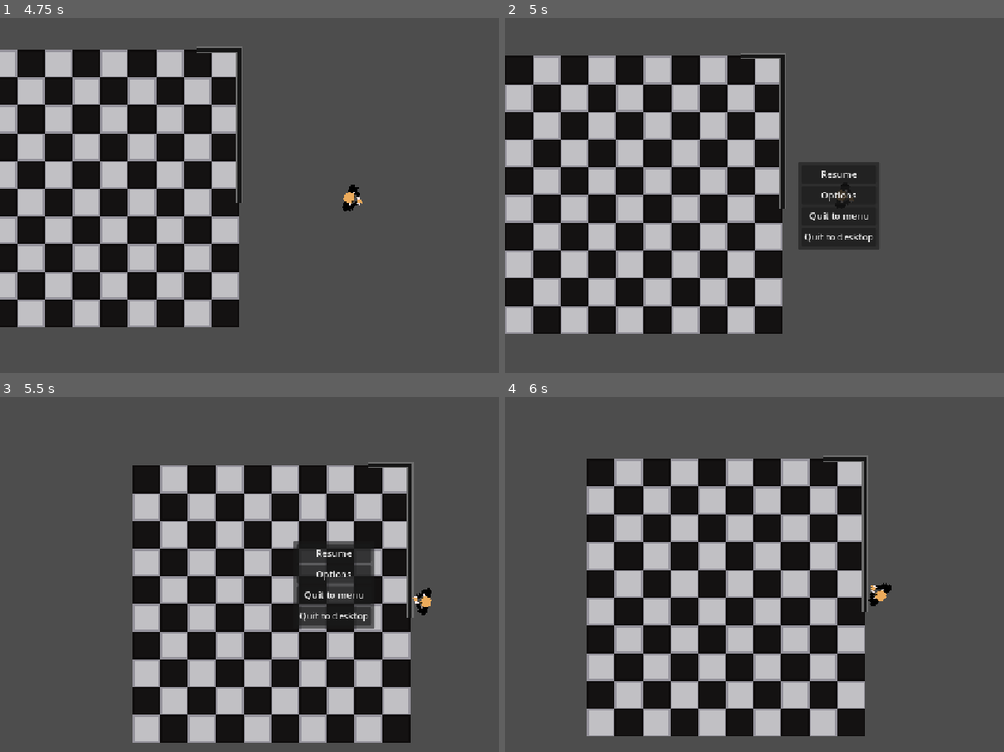
Above: before the commit, frames 1-4 (two rows, left to right).
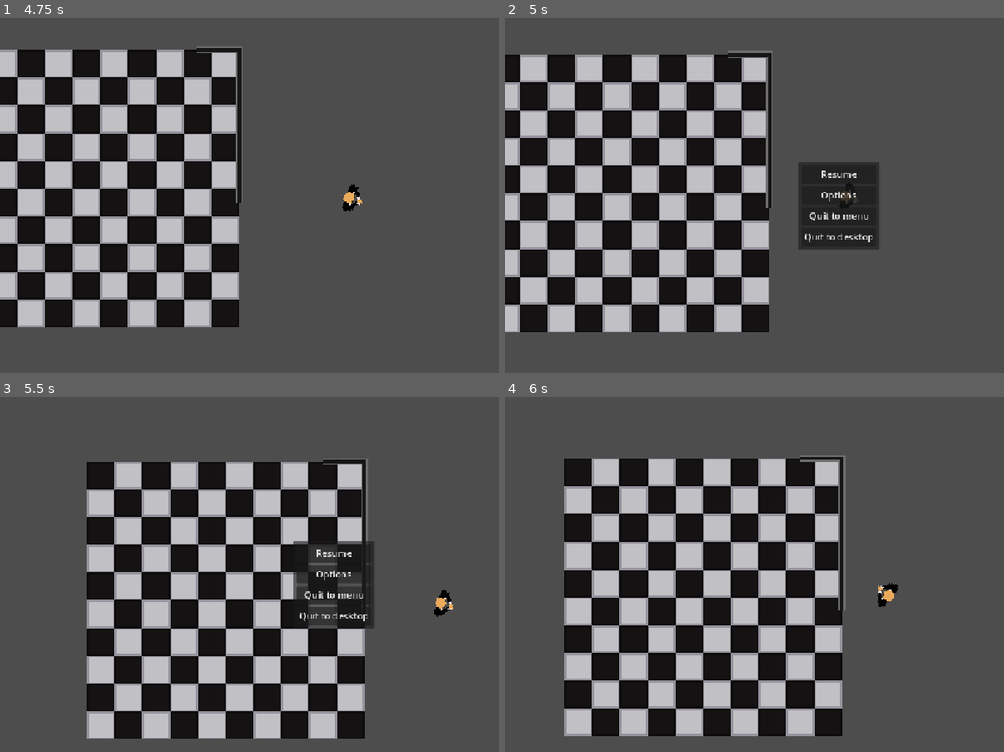
Above: after the commit, the same moments.

Repository: sparkworm/STATE
Game: Godot game, scene res://scenes/game.tscn
Two runs of this game, one before a commit and one after it. Both use one fixed random seed, a clock stepped at 60 frames per second and the inputs below.
Inputs (mouse positions are in pixels of both pictures, inside the frame that each line leads up to):
- Up to frame 1 (4.75 s): click "Play" at 0.5 s; tap Enter at 1.25 s; move the mouse to (479, 188) at 1.27 s; hold D (move_right) 1.28-2.03 s; move the mouse to (199, 223) at 2.02 s; hold S (move_down) 2.03-2.78 s; move the mouse to (399, 124) at 2.77 s; hold D (move_right) 2.78-3.53 s; move the mouse to (299, 280) at 3.52 s; hold W (move_up) 3.53-4.28 s; move the mouse to (outside the picture) at 4.27 s; hold A (move_left) from 4.28 s (still down)
- Up to frame 2 (5 s): keep holding A (move_left); tap Escape (pause) at 4.9 s
- Up to frame 3 (5.5 s): keep holding A (move_left); move the mouse to (134, 528) at 5.02 s
- Up to frame 4 (6 s): release A (move_left) at 5.75 s; click "Resume" at 5.75 s

Frame 1 is identical in both runs. In frame 2, 25% of the frame differs, in the area x 0-71%, y 9-89%; in frame 3, 33%; in frame 4, 42%, in the area x 11-79%, y 16-96%.

Commit message:
Added pause functionality

Diff:
--- a/autoload/globals.gd
+++ b/autoload/globals.gd
@@ -1 +1,3 @@
 extends Node
+
+var current_scene_idx: SceneAccess.IDX = SceneAccess.IDX.MENU
--- a/scenes/game.gd
+++ b/scenes/game.gd
@@ -12,22 +12,27 @@
 	MessageBus.pause_menu_toggled.connect(toggle_pause_menu)
 	MessageBus.game_quit.connect(quit_game)
 
+func _unhandled_input(event: InputEvent) -> void:
+	if event.is_action_pressed("pause") \
+			and Globals.current_scene_idx != SceneAccess.IDX.MENU:
+		MessageBus.pause_menu_toggled.emit()
+
 func switch_scene(scene_idx: SceneAccess.IDX) -> void:
+	Globals.current_scene_idx = scene_idx
 	# end current scene
 	active_scene_holder.remove_child(active_scene_holder.get_child(0))
-	print(scene_idx)
-	for key in SceneAccess.dict:
-		print(key, " : ", SceneAccess.dict[key])
 	var new_scene: PackedScene = SceneAccess.dict.get(scene_idx)
 	# add new scene
 	active_scene_holder.add_child(new_scene.instantiate())
 
-## NOTE: Pause logic is not actually implemented yet
+## Toggles both the game's pause state and the visibility of the pause menu
 func toggle_pause_menu() -> void:
 	paused = not paused
 	if paused:
+		get_tree().paused = true
 		pause_menu.show()
 	else:
+		get_tree().paused = false
 		pause_menu.hide()
 
 ## Should be used instead of locally calling get_tree().quit() since save
--- a/scenes/game.tscn
+++ b/scenes/game.tscn
@@ -5,9 +5,11 @@
 [ext_resource type="PackedScene" uid="uid://cd55mvqlxsall" path="res://scenes/ui/pause_menu.tscn" id="3_lnu2h"]
 
 [node name="Game" type="Node"]
+process_mode = 3
 script = ExtResource("1_uwrxv")
 
 [node name="ActiveScene" type="CanvasLayer" parent="."]
+process_mode = 1
 follow_viewport_enabled = true
 
 [node name="MainMenu" parent="ActiveScene" instance=ExtResource("2_yqjtg")]
@@ -15,4 +17,5 @@
 [node name="UI" type="CanvasLayer" parent="."]
 
 [node name="PauseMenu" parent="UI" instance=ExtResource("3_lnu2h")]
+process_mode = 2
 visible = false
--- a/scenes/parent/level.gd
+++ b/scenes/parent/level.gd
@@ -1,6 +1,2 @@
 class_name Level
 extends GameScene
-
-func _unhandled_key_input(event: InputEvent) -> void:
-	if event.is_action_pressed("pause"):
-		MessageBus.pause_menu_toggled.emit()
--- a/scenes/parent/level.tscn
+++ b/scenes/parent/level.tscn
@@ -27,6 +27,7 @@
 [node name="Player" parent="Characters" index="0" instance=ExtResource("4_ajmd0")]
 
 [node name="Camera" type="Camera2D" parent="." index="6" node_paths=PackedStringArray("subject")]
+process_mode = 3
 zoom = Vector2(3, 3)
 script = ExtResource("5_l560t")
 subject = NodePath("../Characters/Player")
--- a/scenes/ui/pause_menu.gd
+++ b/scenes/ui/pause_menu.gd
@@ -1,6 +1,4 @@
 extends Control
-
-
 
 func _on_b_resume_pressed() -> void:
 	MessageBus.pause_menu_toggled.emit()
